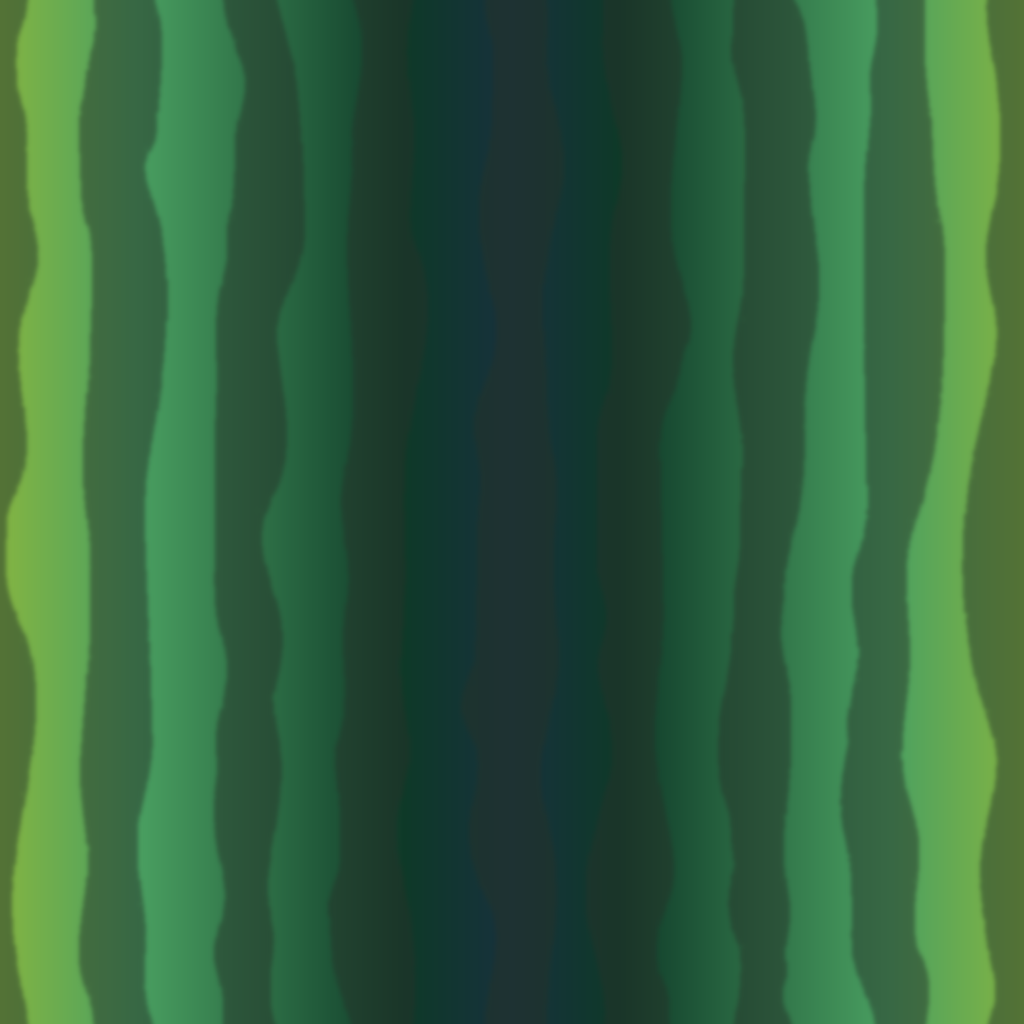
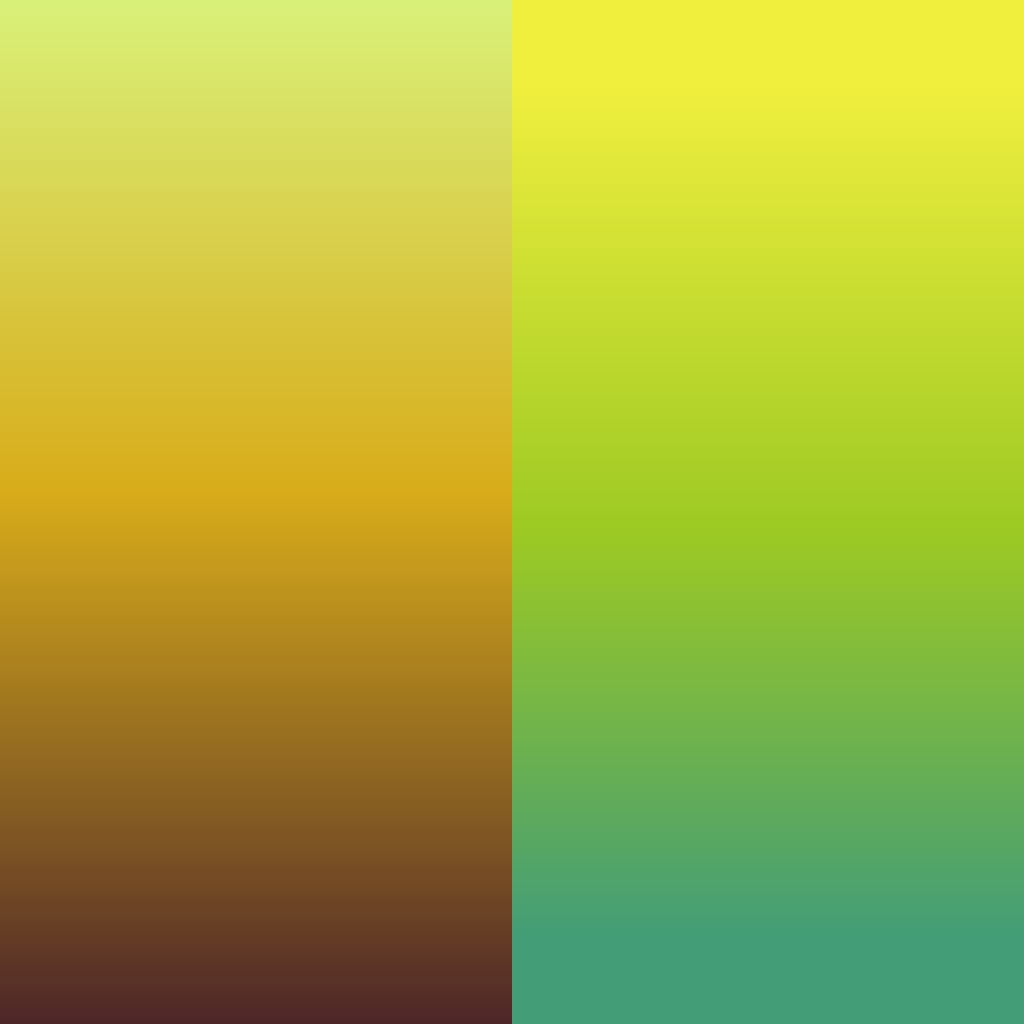
Layers edited between the first and the second 1024px x 1024px image:
added group "Bana Tree" with 5 layers above "Watermelon" over (x1=0, y1=0, x2=1024, y2=1024)
added layer "Leaves" in group "Bana Tree" over (x1=512, y1=0, x2=1024, y2=1024)
added layer "Wood" (1st of 6, in "Bana Tree") in group "Bana Tree" over (x1=0, y1=0, x2=1024, y2=1024)
hid group "Watermelon" (7 layers) over (x1=0, y1=0, x2=1024, y2=1024)
showed group "Shovel" (7 layers) over (x1=0, y1=0, x2=1024, y2=1024)
